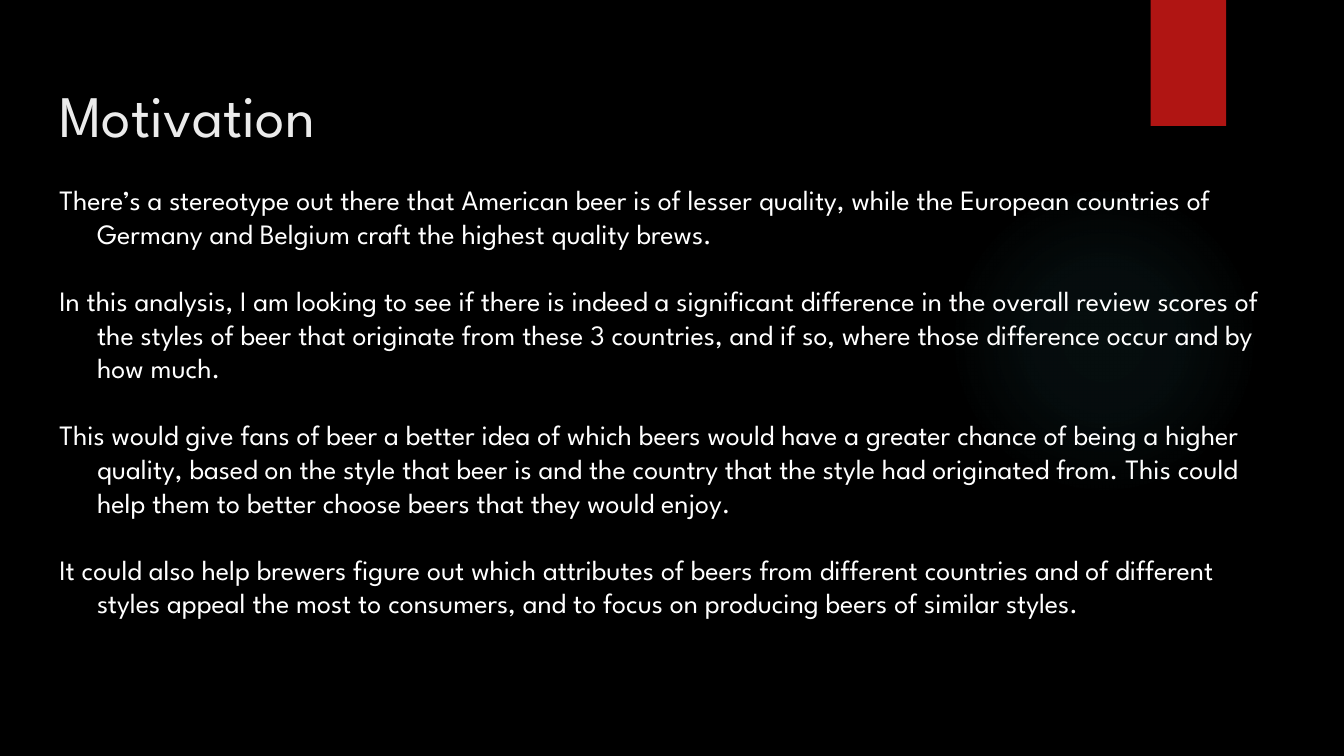
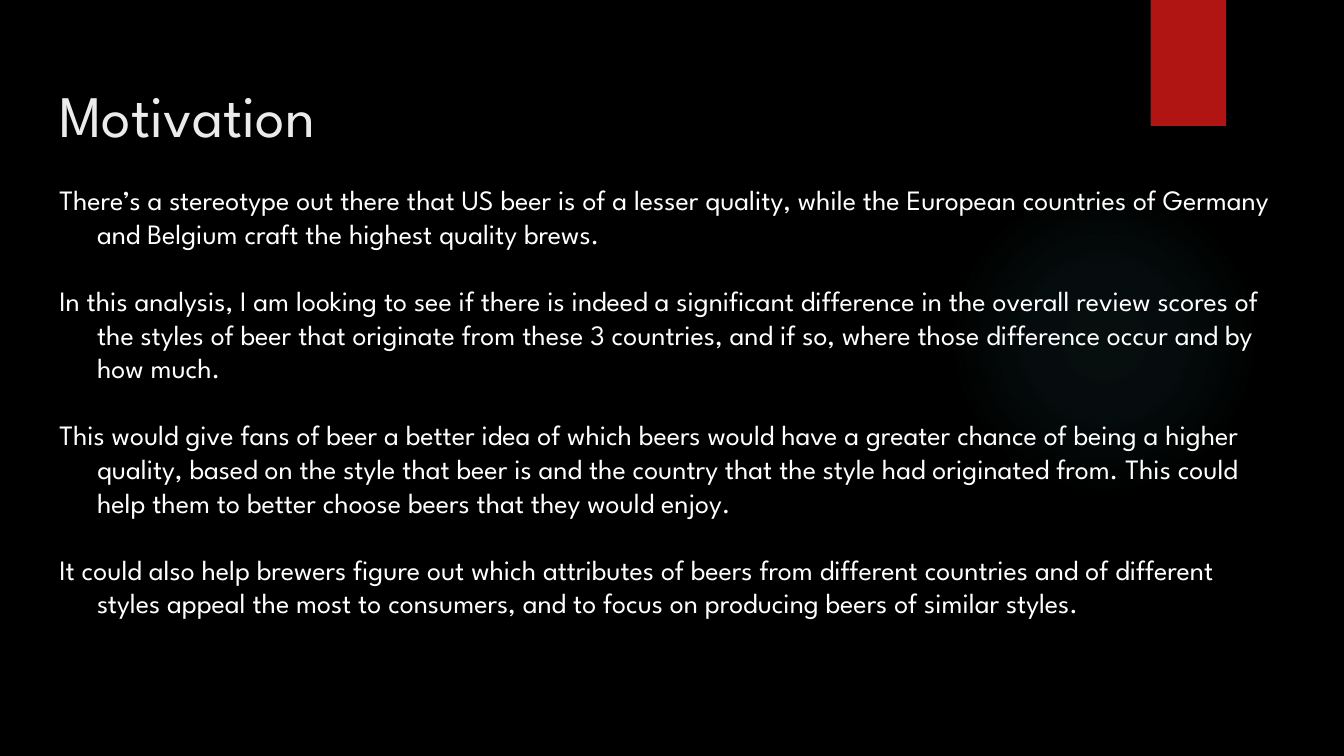
Before and after one commit to stephenlaw30/DataScienceMasters, a slide deck: slide 3 of Python/UCSD/PythonForDataScience/Week9/DSE_200X_FinalProjectPresentation.pptx. Drawn at 1344x756 pixels with LibreOffice and Linux fonts; fonts in the diff are those of the drawing; background and template pictures are left out. Boxes give left, top, right and bottom in pixels: in the first picture for what was removed or moved away, otherwise in the second. Text is boxed around its words. In the diff, an @@ line names an element or a change of style, - is before the commit and + after.

Commit message:
Change 'American' label to 'USA' since American is a continent, proofread and edit final draft of powerpoint presentation for EDX UCSD Python For Data Science final project

```diff
--- a/Python/UCSD/PythonForDataScience/Week9/DSE_200X_FinalProjectPresentation.pptx
+++ b/Python/UCSD/PythonForDataScience/Week9/DSE_200X_FinalProjectPresentation.pptx
@@ text at [59, 190, 1269, 250]: text changed @@
-There’s a stereotype out there that American beer is of lesser quality, while the European countries of Germany and Belgium craft the highest quality brews.
+There’s a stereotype out there that US beer is of a lesser quality, while the European countries of Germany and Belgium craft the highest quality brews.
```
Also in this commit, not shown: 7 other slides changed, 4 other files.
